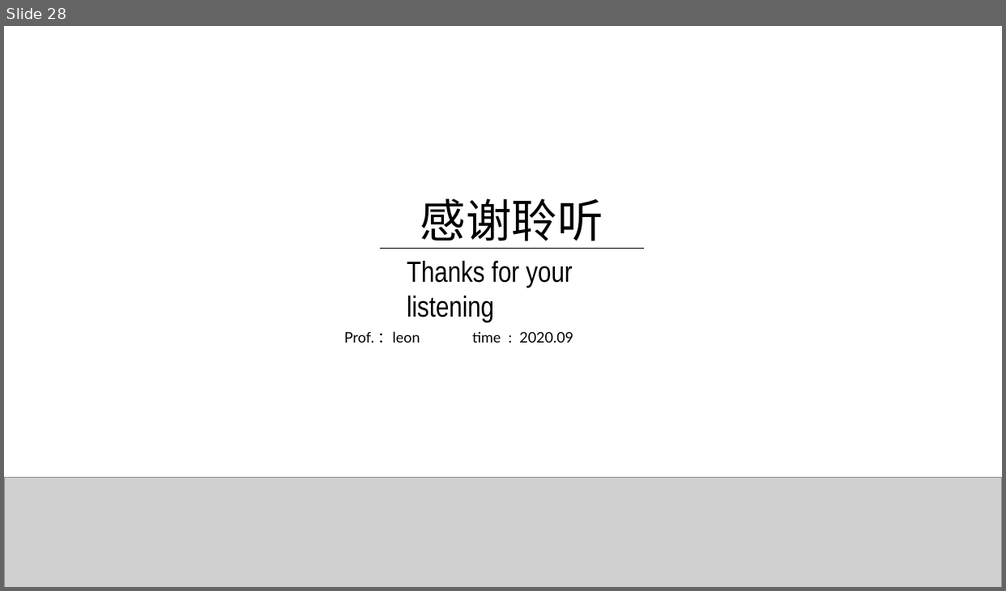
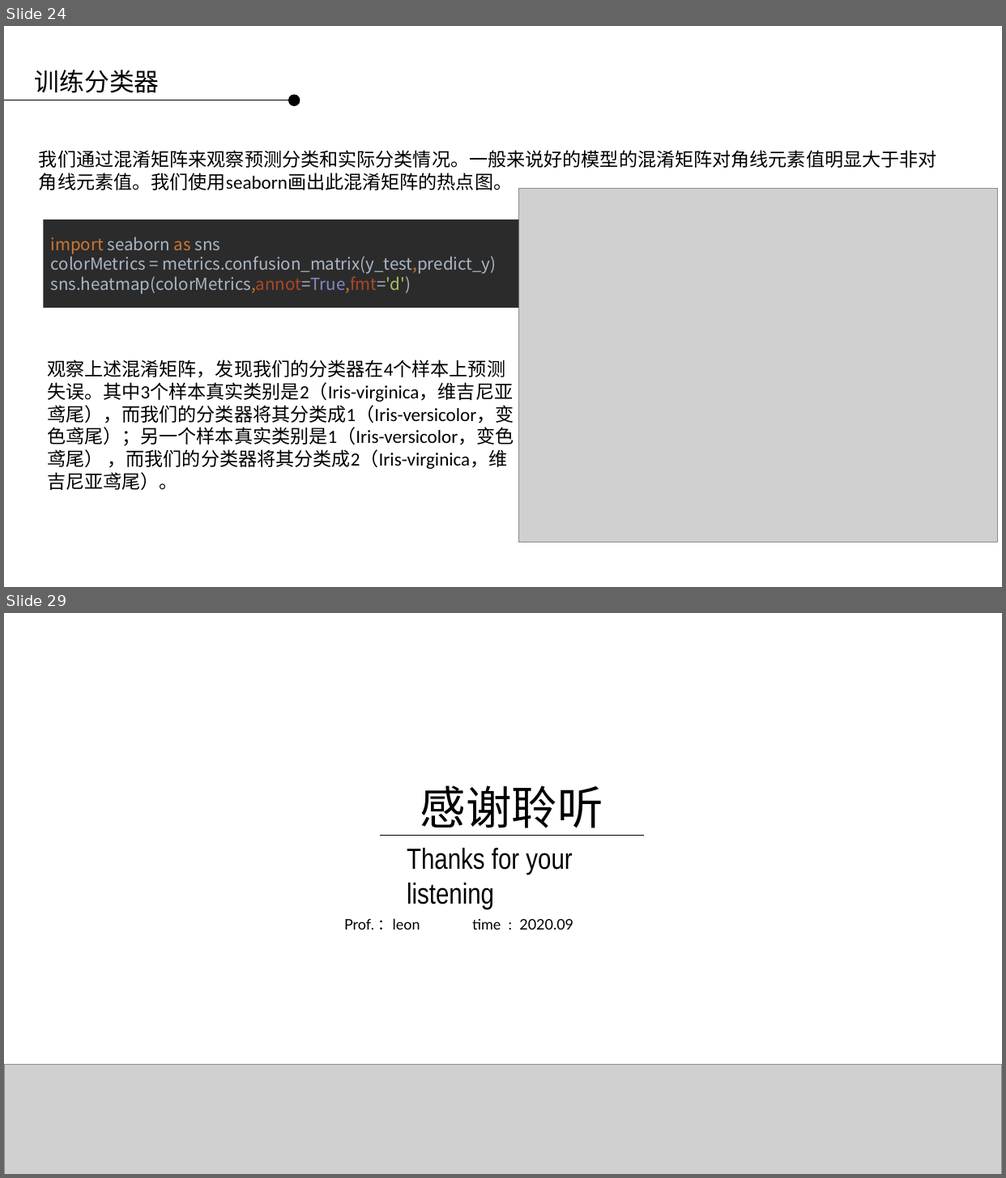
Before and after one commit to applepip/Big_Data, a slide deck: 产品大数据分析与建模/大数据分析与建模 第二讲.pptx. Shown one above the other, each under a label of ours: slide 28 before the commit, slides 24 and 29 after it; the slides between them are not shown. The pictures are 1006x591 and 1006x1178 pixels, drawn with LibreOffice and Linux fonts; fonts in the diff are those of the drawing; grey boxes stand for pictures; background and template pictures are left out. Boxes give left, top, right and bottom in pixels: in the first picture for what was removed or moved away, otherwise in the second. Text is boxed around its words. In the diff, an @@ line names an element or a change of style, - is before the commit and + after.

```diff
--- a/产品大数据分析与建模/大数据分析与建模 第二讲.pptx
+++ b/产品大数据分析与建模/大数据分析与建模 第二讲.pptx
@@ slide 24 added at (4, 26, 1002, 587), background picture (left out) @@
@@ text added at (35, 70, 160, 93), 24 pt, text #000000 @@
+训练分类器
@@ ellipse added at (288, 95, 300, 107), fill #000000 @@
@@ line added from (4, 100) to (288, 100), #000000 0.75 pt @@
@@ text added at (39, 150, 937, 190), 18 pt, text #000000 @@
+我们通过混淆矩阵来观察预测分类和实际分类情况。一般来说好的模型的混淆矩阵对角线元素值明显大于非对角线元素值。我们使用seaborn画出此混淆矩阵的热点图。
@@ picture added at (519, 189, 998, 543) @@
@@ rectangle added at (43, 220, 518, 308), fill #2B2B2B, 16 pt, text #A9B7C6 @@
+import seaborn as sns
+colorMetrics = metrics.confusion_matrix(y_test,predict_y)
+sns.heatmap(colorMetrics,annot=True,fmt='d')
@@ text added at (47, 360, 514, 490), 18 pt, text #000000 @@
+观察上述混淆矩阵，发现我们的分类器在4个样本上预测失误。其中3个样本真实类别是2（Iris-virginica，维吉尼亚鸢尾），而我们的分类器将其分类成1（Iris-versicolor，变色鸢尾）；另一个样本真实类别是1（Iris-versicolor，变色鸢尾） ，而我们的分类器将其分类成2（Iris-virginica，维吉尼亚鸢尾）。
@@ what was slide 28 is now slide 29 @@
```
Also in this commit, not shown: 1 slide changed, 25 other slides added, 25 slides removed, 2 other files.
